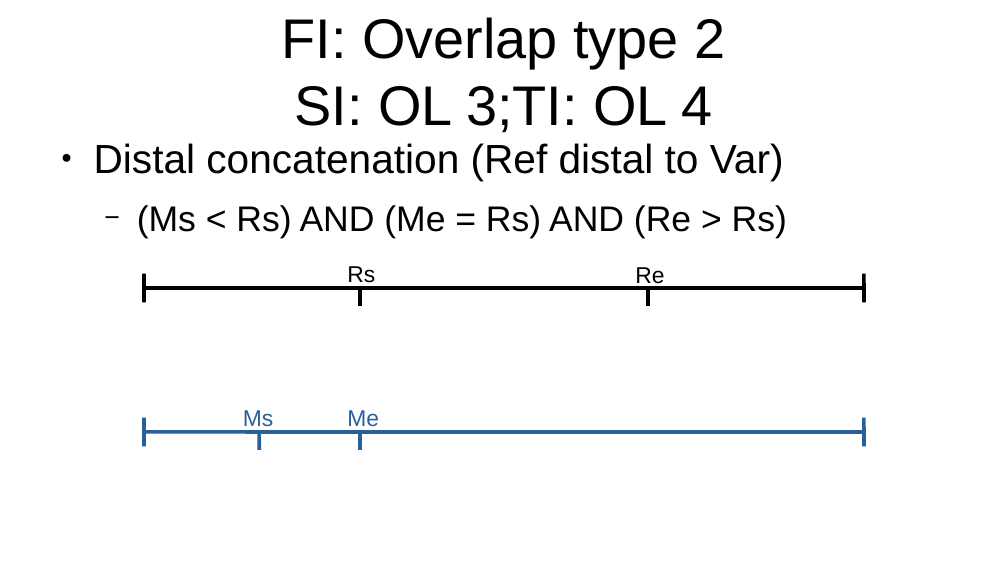
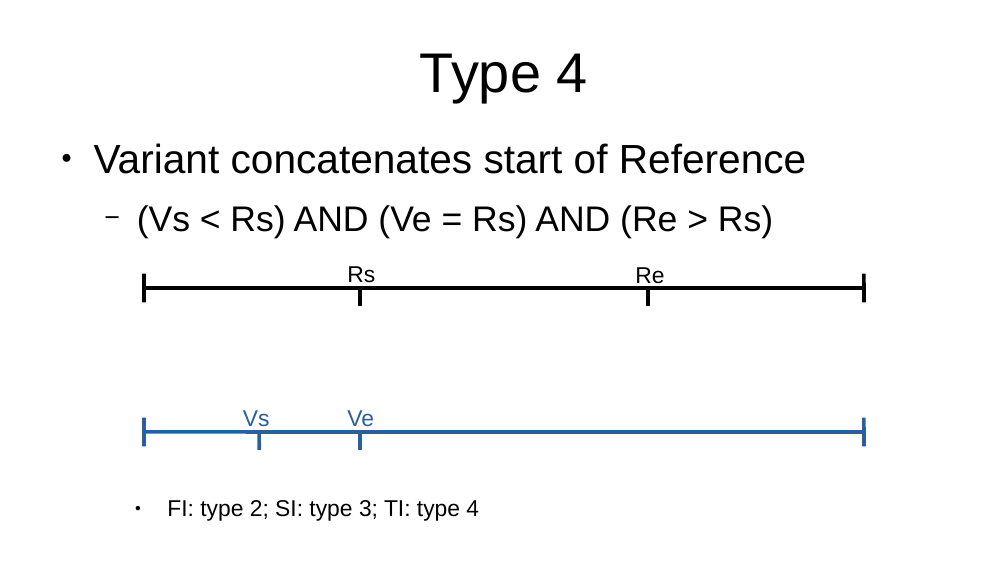
Before and after one commit to Replicon-genetics/rg_exploder_public_documents, a slide deck: slide 14 of Overlap_types_decription.odp (slide 9 before the commit). Drawn at 1008x567 pixels with LibreOffice and Linux fonts; fonts in the diff are those of the drawing. Boxes give left, top, right and bottom in pixels: in the first picture for what was removed or moved away, otherwise in the second. Text is boxed around its words. In the diff, an @@ line names an element or a change of style, - is before the commit and + after.

Commit message:
Overlap types description
Modified for current implementation, rewording and retaining legacy information

```diff
--- a/Overlap_types_decription.odp
+++ b/Overlap_types_decription.odp
@@ title at (420, 53, 588, 102): text changed @@
-FI: Overlap type 2
-SI: OL 3;TI: OL 4
+Type 4
@@ text at (94, 143, 806, 238): text changed @@
-● Distal concatenation (Ref distal to Var)
-  − (Ms < Rs) AND (Me = Rs) AND (Re > Rs)
+● Variant concatenates start of Reference
+  − (Vs < Rs) AND (Ve = Rs) AND (Re > Rs)
@@ text at (243, 410, 270, 432): text changed @@
-Ms
+Vs
@@ text at (347, 410, 374, 432): text changed @@
-Me
+Ve
@@ text added at (167, 500, 479, 521), 18 pt, text #000000 @@
+● FI: type 2; SI: type 3; TI: type 4
```
Also in this commit, not shown: 21 other slides changed, 5 slides added, 1 slide removed, 1 other file.
